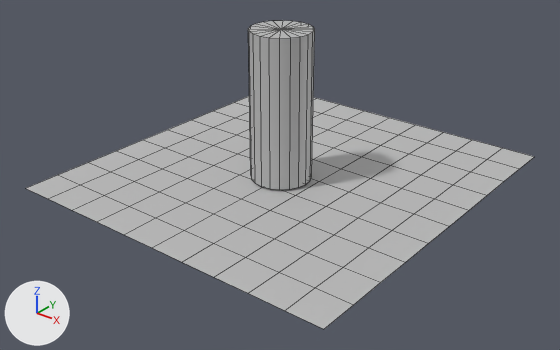
A saved change to the FBX model public/Cylinder.fbx.
Rendered twice from a camera (50 mm lens) standing at (0.295, -0.37, 0.23) and looking at (0.006, -0.009, 0.006). The lights are fixed; the arrows at lower left show +X, +Y and +Z. Mesh edges are drawn as thin lines. Where no turn or scale is listed for an object, it has been applied to the vertices.
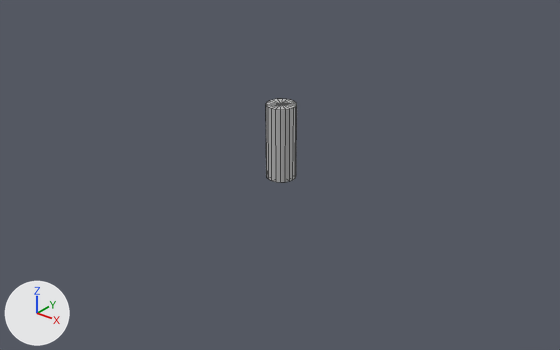
The change, as a list of edits to the scene's bpy script:
```text
Remove ob_pplane1:
    ob_pplane1 = bpy.data.objects.new('pPlane1', me_mesh_001)
    ob_pplane1.location = (-0.001, 0.0118, -0.0014)
Change ob_pcylinder1:
    ob_pcylinder1.location: (0.0, 0.0, 0.0508) -> (0.0, 0.0, 0.0261)
    ob_pcylinder1.scale: (0.0207, 0.0507, 0.0205) -> (0.01, 0.0258, 0.01)
```

What differs and where, as boxes [x1, y1, x2, y2] in the pictures (560 x 350 px):
'pPlane1', deleted
    before: [26, 96, 534, 329]
'pCylinder1', moved, rescaled (53% narrower, 51% shorter)
    before: [248, 21, 315, 190]
    after: [266, 99, 297, 182]
